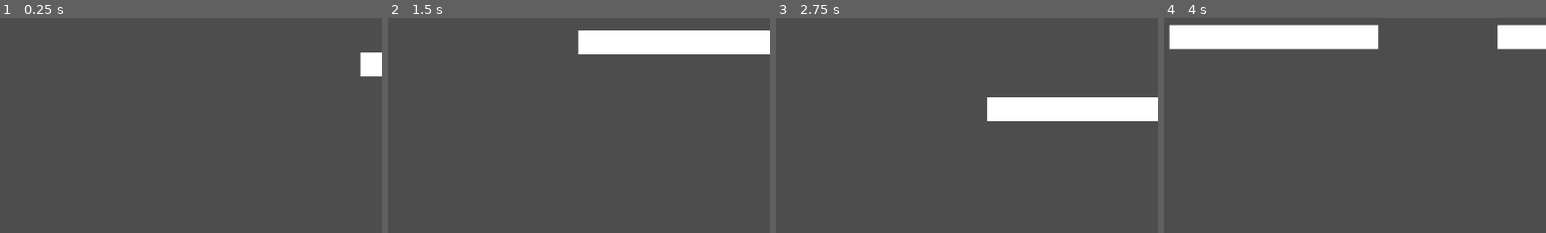
Above: before the commit, frames 1-4 (left to right).
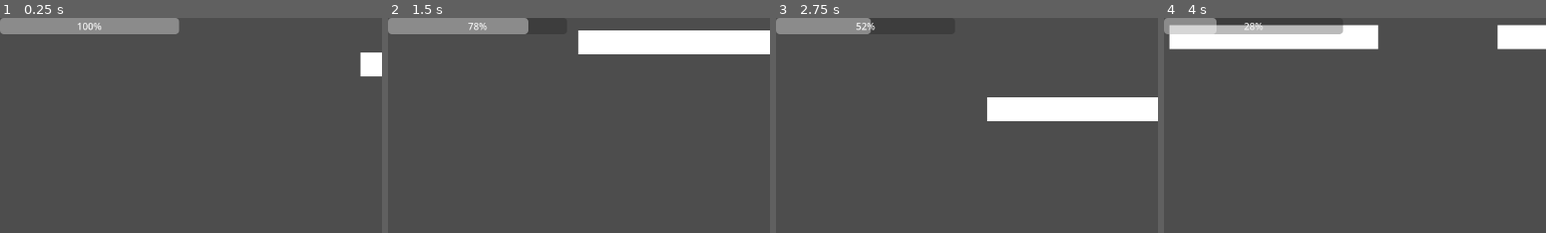
Above: after the commit, the same moments.

Repository: andrea14polanco/brackeys-killer-m-creations
Game: Godot game, scene res://scenes/levels/titanic/titanic.tscn
Same seed, same stepped clock (60 frames per second), same inputs: the game is played once before the commit and once after it. This scene is started directly instead of the project's main scene.
Inputs:
- Up to frame 1 (0.25 s): no input
- Up to frame 2 (1.5 s): hold D (move_right) from 0.53 s (still down); tap Space (jump) at 0.6, 0.77, 1.07, 1.35 s
- Up to frame 3 (2.75 s): tap Space (jump) at 1.52, 1.82, 2.1 s; release D (move_right) at 2.03 s; hold A (move_left) from 2.03 s (still down)
- Up to frame 4 (4 s): release A (move_left) at 2.78 s; hold D (move_right) from 2.78 s (still down); tap Space (jump) at 2.85, 3.02, 3.32, 3.6, 3.77 s
The pictures show only the part of the screen within x 0-50%, y 0-50%; the shares and areas given below are measured in that part.

The runs differ from the first frame. In frame 1, 3.5% of the frame differs, in the area x 0-47%, y 0-8%; in frame 2, 2.8%; in frame 3, 1.9%; in frame 4, 2.5%.

Commit message:
Added stamina bar logic

Diff:
--- a/scenes/levels/titanic/titanic.tscn
+++ b/scenes/levels/titanic/titanic.tscn
@@ -3,6 +3,7 @@
 [ext_resource type="PackedScene" uid="uid://i04aicow4204" path="res://scenes/player/player.tscn" id="1_eqs6t"]
 [ext_resource type="Script" uid="uid://b7myjcp76j6el" path="res://scenes/levels/titanic/world.gd" id="1_itb0x"]
 [ext_resource type="PackedScene" uid="uid://6xhafq484y2j" path="res://scenes/checkpoint/checkpoint.tscn" id="2_18k4y"]
+[ext_resource type="PackedScene" uid="uid://7r3dc777wsuv" path="res://scenes/ui/stamina_bar/stamina_bar.tscn" id="4_god6p"]
 
 [sub_resource type="RectangleShape2D" id="RectangleShape2D_god6p"]
 size = Vector2(351, 40.649414)
@@ -114,11 +115,6 @@
 shape = SubResource("RectangleShape2D_itb0x")
 one_way_collision = true
 
-[node name="Player" parent="World" unique_id=330747409 instance=ExtResource("1_eqs6t")]
-position = Vector2(36, 183)
-
-[node name="Camera2D" type="Camera2D" parent="World/Player" unique_id=2008680599]
-
 [node name="Checkpoints" type="Node2D" parent="World" unique_id=2138548016]
 position = Vector2(803, 527)
 
@@ -138,6 +134,13 @@
 position = Vector2(2828, 111)
 target_angle = -45.0
 
+[node name="Player" parent="." unique_id=330747409 instance=ExtResource("1_eqs6t")]
+position = Vector2(854, -674)
+
+[node name="Camera2D" type="Camera2D" parent="Player" unique_id=2008680599]
+
+[node name="StaminaBar" parent="." unique_id=126409719 instance=ExtResource("4_god6p")]
+
 [connection signal="player_walked_through" from="World/Checkpoints/Checkpoint" to="World" method="_on_checkpoint_player_walked_through"]
 [connection signal="player_walked_through" from="World/Checkpoints/Checkpoint2" to="World" method="_on_checkpoint_2_player_walked_through"]
 [connection signal="player_walked_through" from="World/Checkpoints/Checkpoint3" to="World" method="_on_checkpoint_3_player_walked_through"]
--- a/scenes/player/player.gd
+++ b/scenes/player/player.gd
@@ -4,7 +4,7 @@
 const SPEED = 300.0
 const JUMP_VELOCITY = -400.0
 
-
+@onready var stamina_bar: ProgressBar = $"../StaminaBar/ProgressBar"
 
 func _physics_process(delta: float) -> void:
 
@@ -13,8 +13,9 @@
 		velocity += get_gravity() * delta
 
 	# Handle jump.
-	if Input.is_action_just_pressed("jump") and is_on_floor():
+	if stamina_bar.value > 1 and Input.is_action_just_pressed("jump") and is_on_floor():
 		velocity.y = JUMP_VELOCITY
+		stamina_bar.reduce_after_jump()
 
 	# Get the input direction and handle the movement/deceleration.
 	# As good practice, you should replace UI actions with custom gameplay actions.
--- /dev/null
+++ b/scenes/ui/stamina_bar/stamina_bar.gd
@@ -0,0 +1,31 @@
+extends ProgressBar
+
+signal stamina_depleted
+signal stamina_regenerated
+
+var current_stamina: float = 0.0
+var stamina_factor: float = .8
+var max_stamina: float = 100.0
+var is_draining = false
+
+
+func _ready() -> void:
+	value =  max_stamina
+	current_stamina =  max_stamina
+
+
+func _process(delta: float) -> void:
+	regenarate_stamina(delta)
+
+func regenarate_stamina(delta):
+	if  value < max_stamina and !is_draining:
+		value+=delta*stamina_factor
+
+func reduce_after_jump():
+	is_draining = true
+	reduction_anim(value)
+
+func reduction_anim(value):
+	var tween = get_tree().create_tween()
+	tween.tween_property($".", "value", value-25, 1.0)
+	is_draining = false
--- /dev/null
+++ b/scenes/ui/stamina_bar/stamina_bar.tscn
@@ -0,0 +1,10 @@
+[gd_scene format=3 uid="uid://7r3dc777wsuv"]
+
+[ext_resource type="Script" uid="uid://bi1081qycrdi3" path="res://scenes/ui/stamina_bar/stamina_bar.gd" id="1_pjgtd"]
+
+[node name="StaminaBar" type="CanvasLayer" unique_id=126409719]
+
+[node name="ProgressBar" type="ProgressBar" parent="." unique_id=1960133258]
+offset_right = 300.0
+offset_bottom = 27.0
+script = ExtResource("1_pjgtd")
Not shown, added: scenes/ui/stamina_bar/stamina_bar.gd.uid
